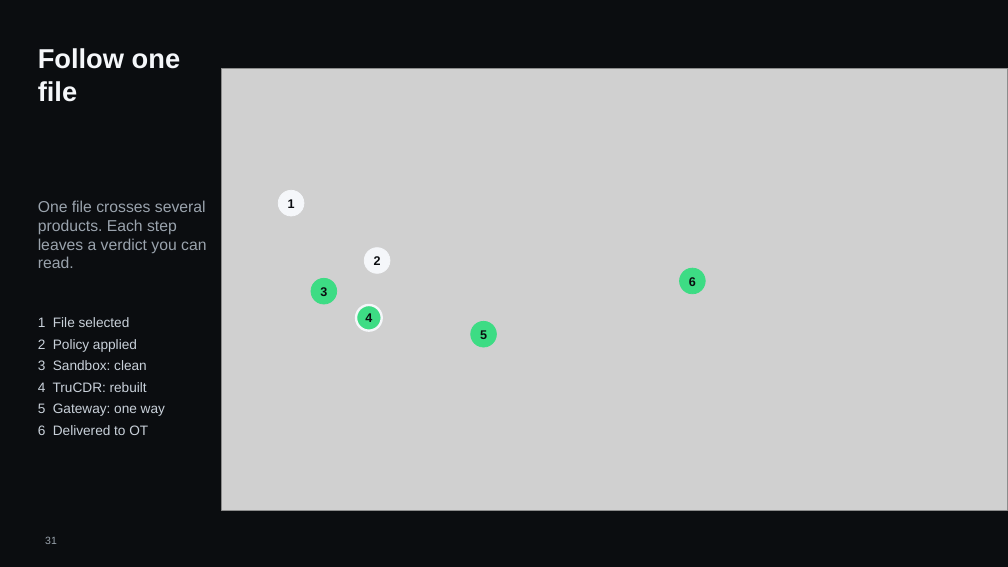
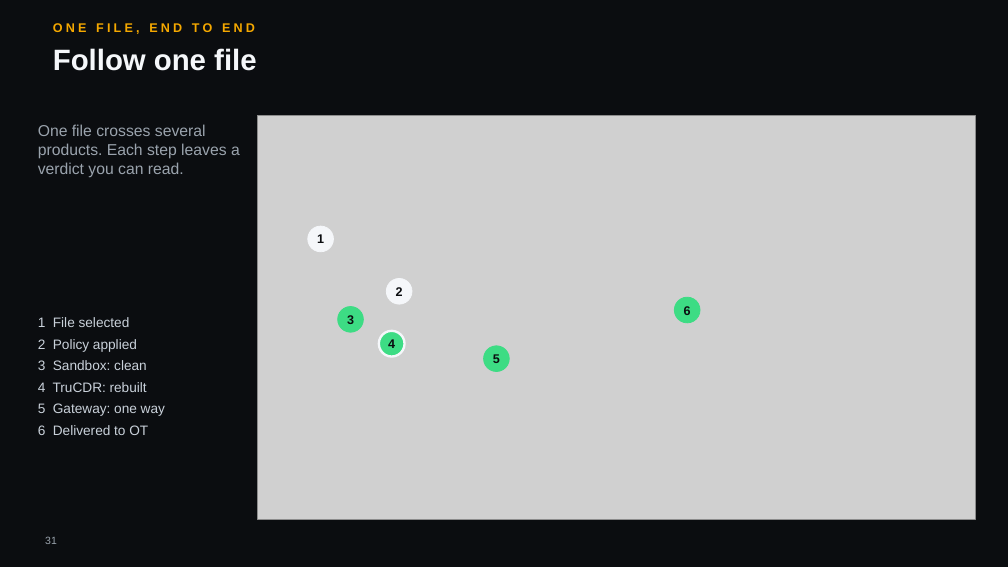
Before and after one commit to hybridus/DFX_Marketing, a slide deck: slide 31 of Projects/03_Presales_Master_Deck/pilot/DFX_Master_deck.pptx. Drawn at 1008x567 pixels with LibreOffice and Linux fonts; fonts in the diff are those of the drawing; grey boxes stand for pictures; background and template pictures are left out. Boxes give left, top, right and bottom in pixels: in the first picture for what was removed or moved away, otherwise in the second. Text is boxed around its words. In the diff, an @@ line names an element or a change of style, - is before the commit and + after.

```diff
--- a/Projects/03_Presales_Master_Deck/pilot/DFX_Master_deck.pptx
+++ b/Projects/03_Presales_Master_Deck/pilot/DFX_Master_deck.pptx
@@ text added at (53,23,255,34), 12 pt, text #F5A800, bold @@
+ONE FILE, END TO END
@@ text "Follow one file": place and size @@
-text "Follow one file" at (38,48,181,102)
+text "Follow one file" at (53,48,256,71)
@@ text "Follow one file" at (53,48,256,71): size 26 to 28 pt @@
@@ picture: place and size @@
-picture at (222,68,1008,510)
+picture at (257,116,975,520)
@@ text "One file crosses several products. ..." rewrapped from (38,200,206,268) to (38,124,240,177) @@
@@ text "1": place and size @@
-text "1" at (288,199,295,208)
+text "1" at (317,234,324,243)
@@ ellipse: place and size @@
-ellipse at (278,191,304,216)
+ellipse at (308,226,333,252)
@@ text "2": place and size @@
-text "2" at (374,256,381,265)
+text "2" at (396,287,403,296)
@@ ellipse: place and size @@
-ellipse at (364,248,390,274)
+ellipse at (386,278,412,304)
@@ text "6": place and size @@
-text "6" at (689,277,696,286)
+text "6" at (684,306,691,315)
@@ ellipse: place and size @@
-ellipse at (680,268,706,294)
+ellipse at (675,297,700,323)
@@ text "3": place and size @@
-text "3" at (320,287,327,296)
+text "3" at (347,315,354,324)
@@ ellipse: place and size @@
-ellipse at (311,278,337,304)
+ellipse at (338,306,364,332)
@@ text "4": place and size @@
-text "4" at (365,313,372,322)
+text "4" at (388,339,395,348)
@@ ellipse: place and size @@
-ellipse at (356,305,382,330)
+ellipse at (379,331,405,357)
@@ text "5": place and size @@
-text "5" at (480,330,487,339)
+text "5" at (493,354,500,363)
@@ ellipse: place and size @@
-ellipse at (471,321,497,347)
+ellipse at (484,346,510,371)
```
Also in this commit, not shown: 35 other slides changed, 1 slide added, 1 slide removed, 8 other files.
